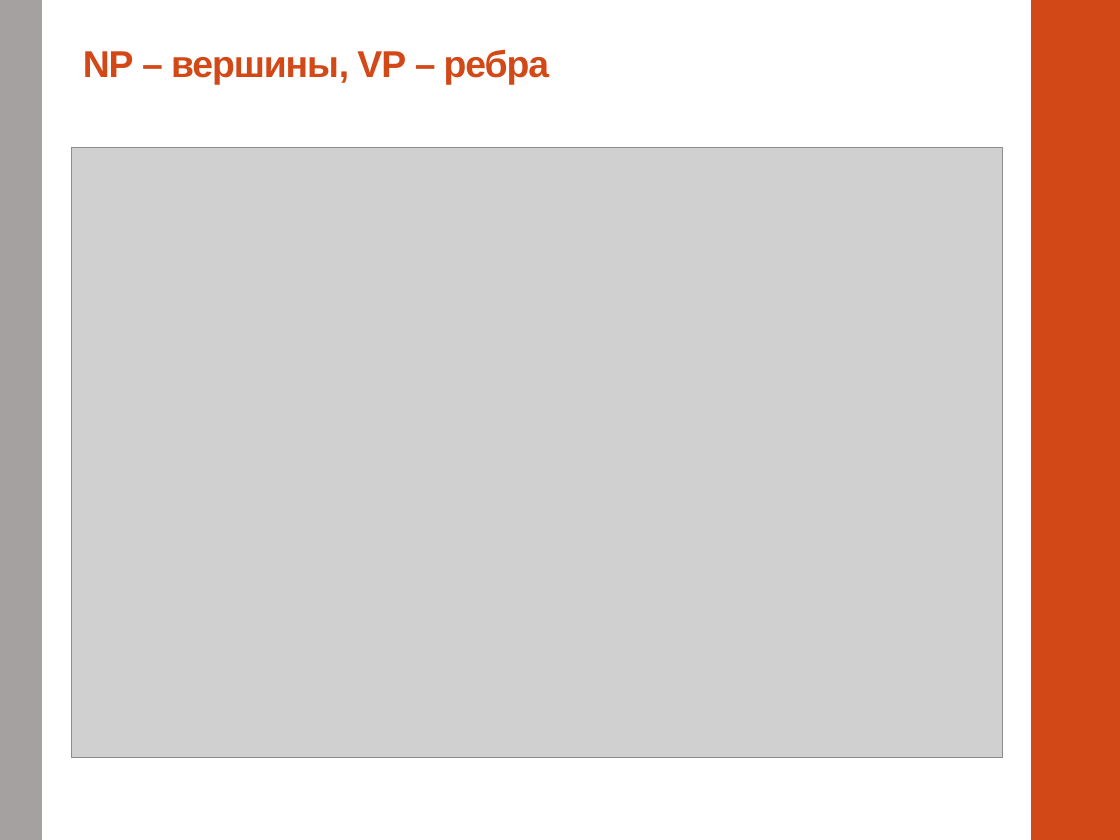
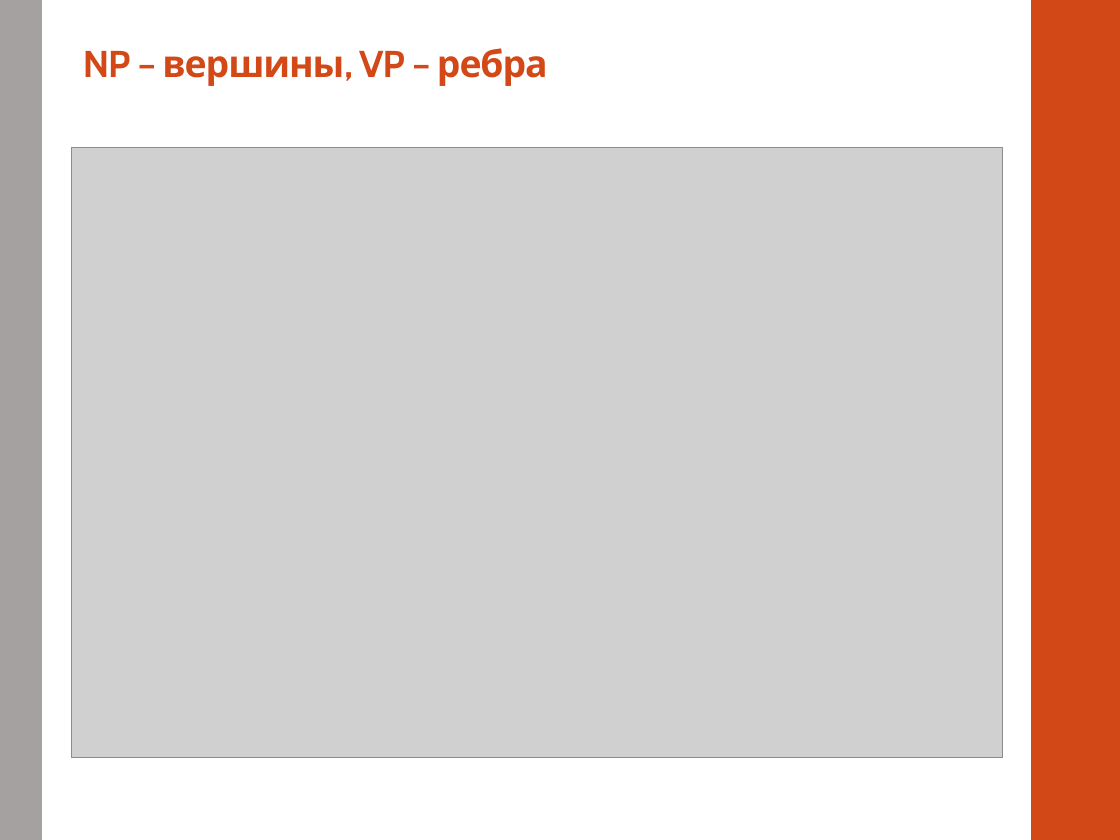
Before and after one commit to alexnodejs/onto-diploma, a slide deck: slide 4 of presentation/Moiseyenko_presentation_cut.pptx. Drawn at 1120x840 pixels with LibreOffice and Linux fonts; fonts in the diff are those of the drawing; grey boxes stand for pictures. Boxes give left, top, right and bottom in pixels: in the first picture for what was removed or moved away, otherwise in the second. Text is boxed around its words. In the diff, an @@ line names an element or a change of style, - is before the commit and + after.

```diff
--- a/presentation/Moiseyenko_presentation_cut.pptx
+++ b/presentation/Moiseyenko_presentation_cut.pptx
@@ title "NP – вершины, VP – ..." at (x1=83, y1=48, x2=548, y2=86): font Arial to Cabin @@
```
Also in this commit, not shown: 5 other slides changed, 1 slide added, 5 slides removed, 12 other files.
